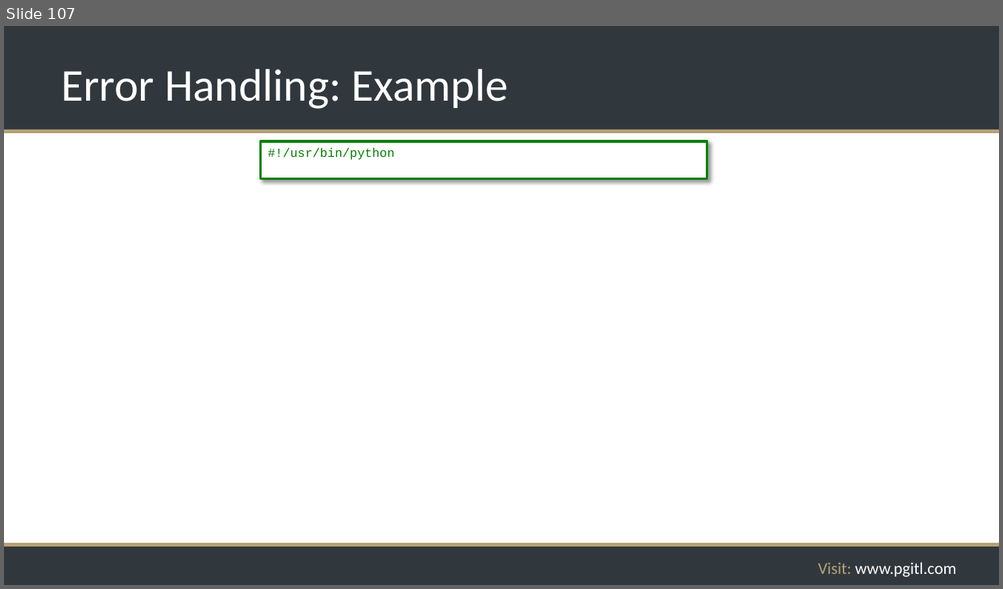
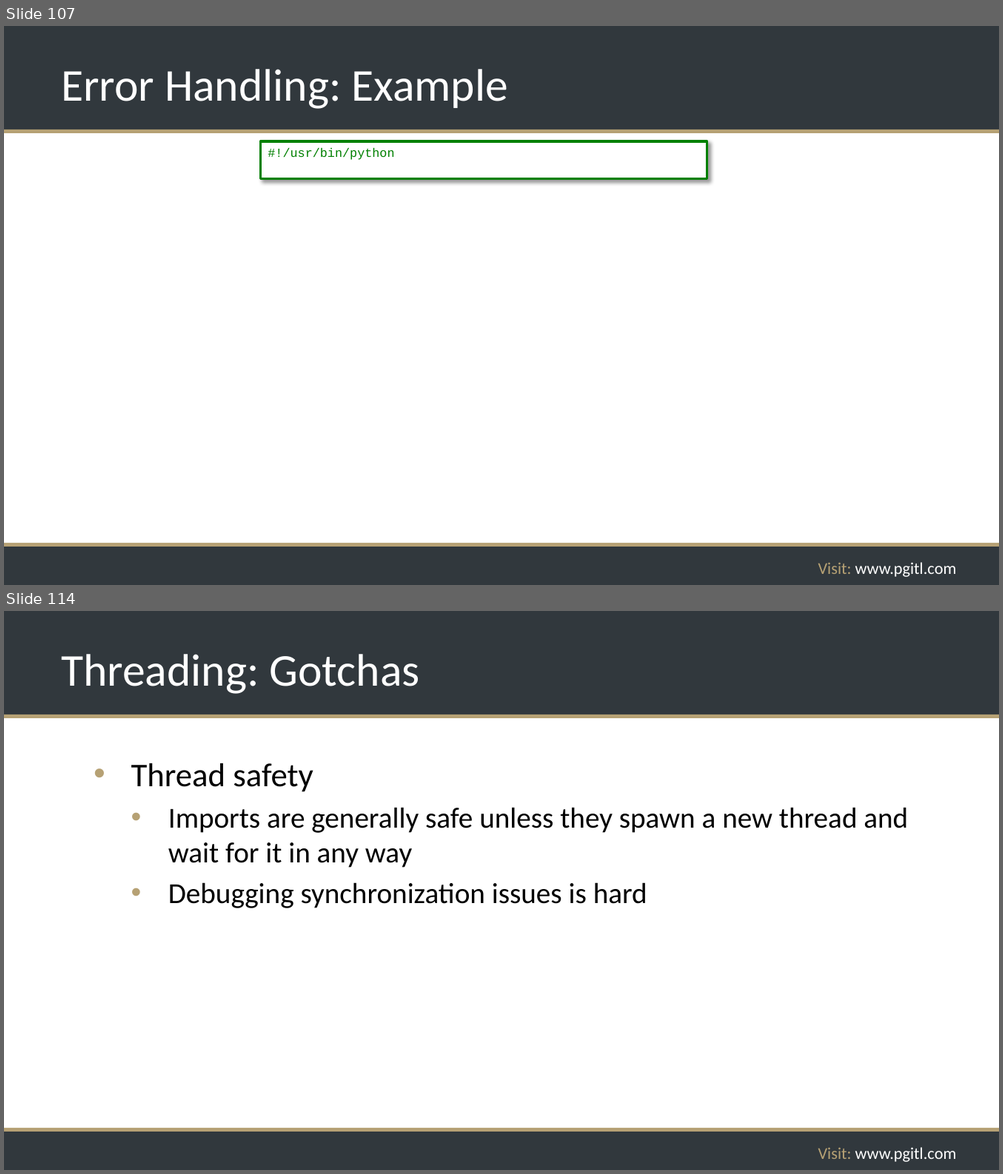
Before and after one commit to rikkouri/project-a, a slide deck: Programming Foundations.pptx. Shown one above the other, each under a label of ours: slide 107 before the commit, slides 107 and 114 after it; the slides between them are not shown. The pictures are 1003x589 and 1003x1174 pixels, drawn with LibreOffice and Linux fonts; fonts in the diff are those of the drawing; background and template pictures are left out. Boxes give left, top, right and bottom in pixels: in the first picture for what was removed or moved away, otherwise in the second. Text is boxed around its words. In the diff, an @@ line names an element or a change of style, - is before the commit and + after.

Commit message:
Threading slides

```diff
--- a/Programming Foundations.pptx
+++ b/Programming Foundations.pptx
@@ slide 114 added at [4,611,999,1170], background #FFFFFF; not listed: 5 template elements that a slide beside it also shows @@
@@ title added at [61,654,420,694], 44 pt, text #FFFFFF @@
+Threading: Gotchas
@@ text added at [131,763,908,908], 28 pt, text #000000 @@
+• Thread safety
+  • Imports are generally safe unless they spawn a new thread and wait for it in any way
+  • Debugging synchronization issues is hard
```
Also in this commit, not shown: 6 other slides added.
